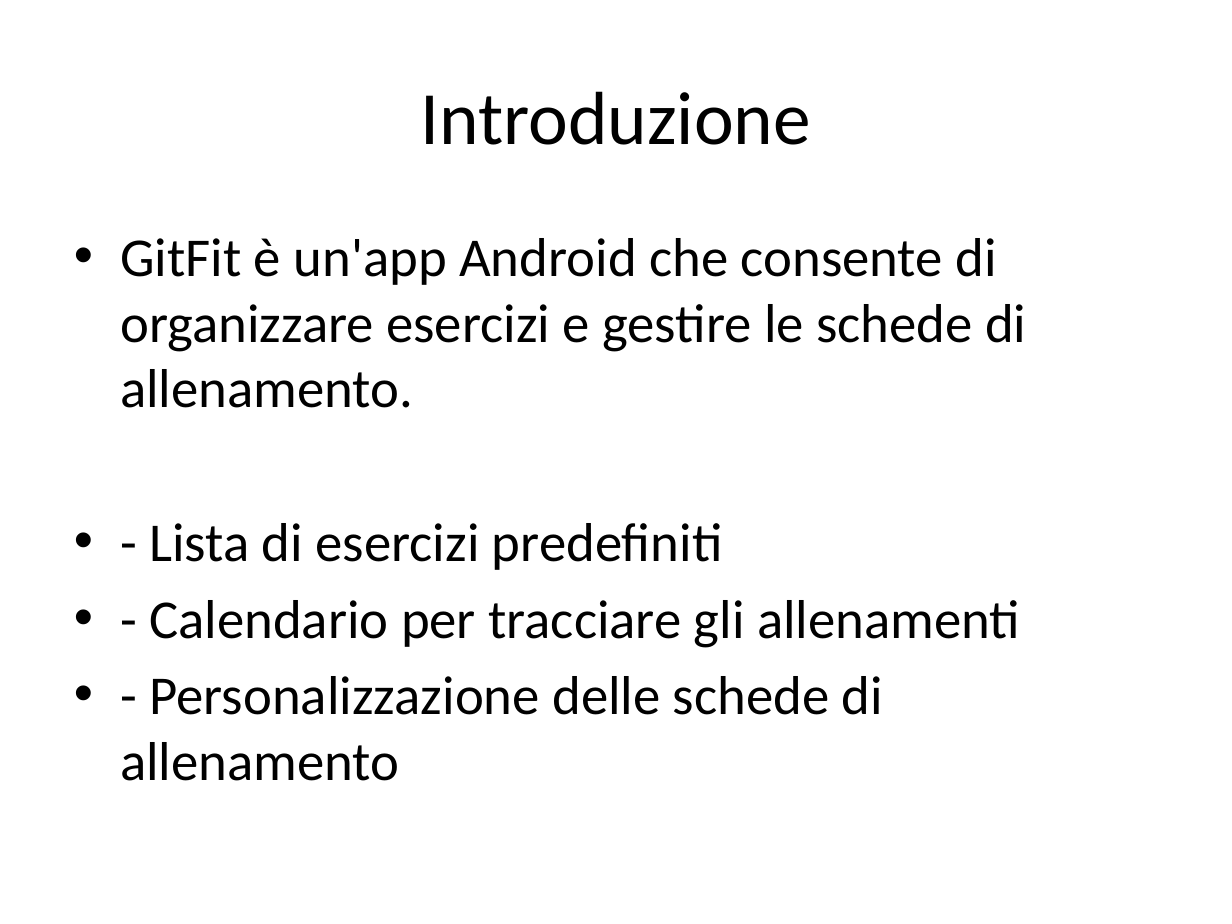
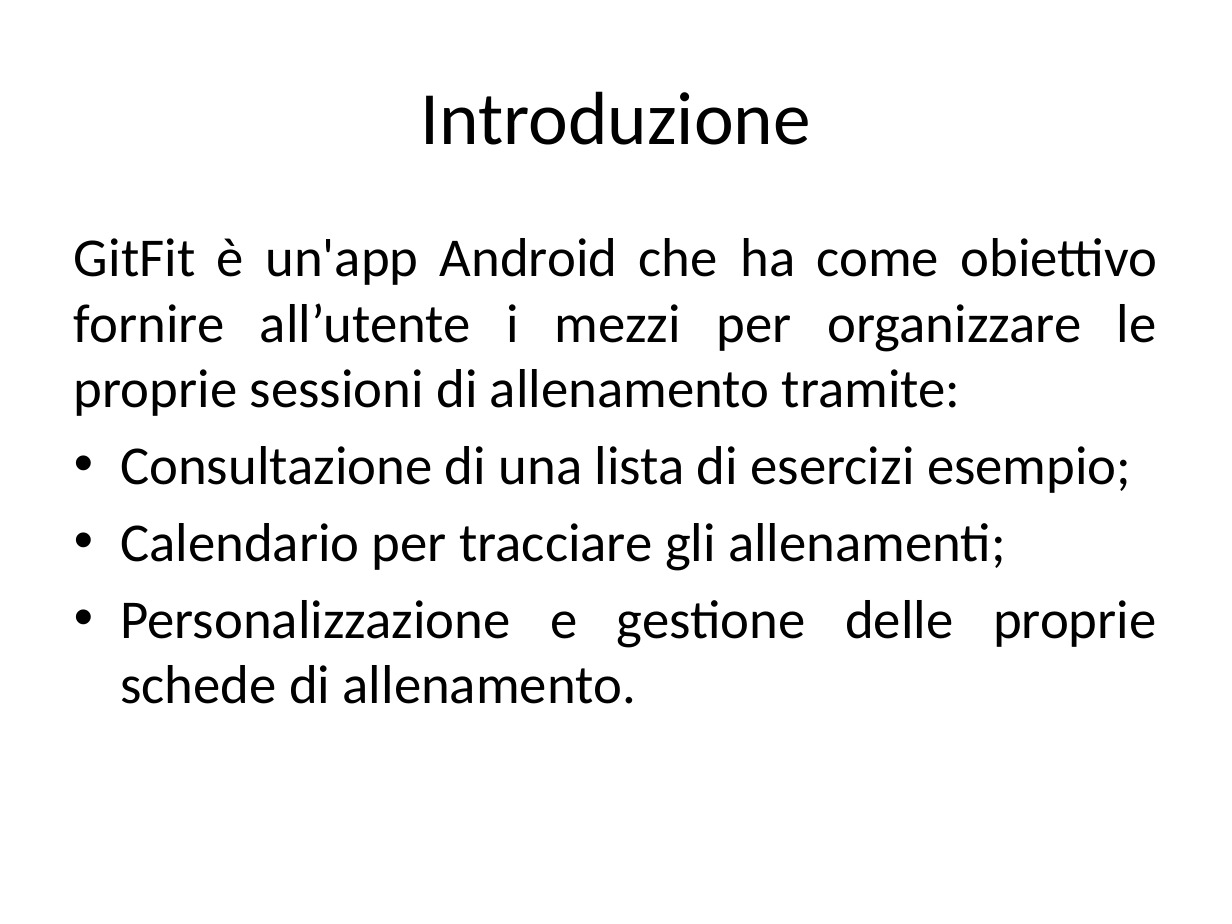
Before and after one commit to matt2005fiore/fit-progression, a slide deck: slide 2 of Tesina&Relazione/Tesina_Presentazione.pptx. Drawn at 1232x924 pixels with LibreOffice and Linux fonts; fonts in the diff are those of the drawing. Boxes give left, top, right and bottom in pixels: in the first picture for what was removed or moved away, otherwise in the second. Text is boxed around its words. In the diff, an @@ line names an element or a change of style, - is before the commit and + after.

```diff
--- a/Tesina&Relazione/Tesina_Presentazione.pptx
+++ b/Tesina&Relazione/Tesina_Presentazione.pptx
@@ text at [74,238,1157,704]: text changed @@
-• GitFit è un'app Android che consente di organizzare esercizi e gestire le schede di allenamento.
-• - Lista di esercizi predefiniti
-• - Calendario per tracciare gli allenamenti
-• - Personalizzazione delle schede di allenamento
+GitFit è un'app Android che ha come obiettivo fornire all’utente i mezzi per organizzare le proprie sessioni di allenamento tramite:
+• Consultazione di una lista di esercizi esempio;
+• Calendario per tracciare gli allenamenti;
+• Personalizzazione e gestione delle proprie schede di allenamento.
```
Also in this commit, not shown: 7 other slides changed, 2 slides added.
